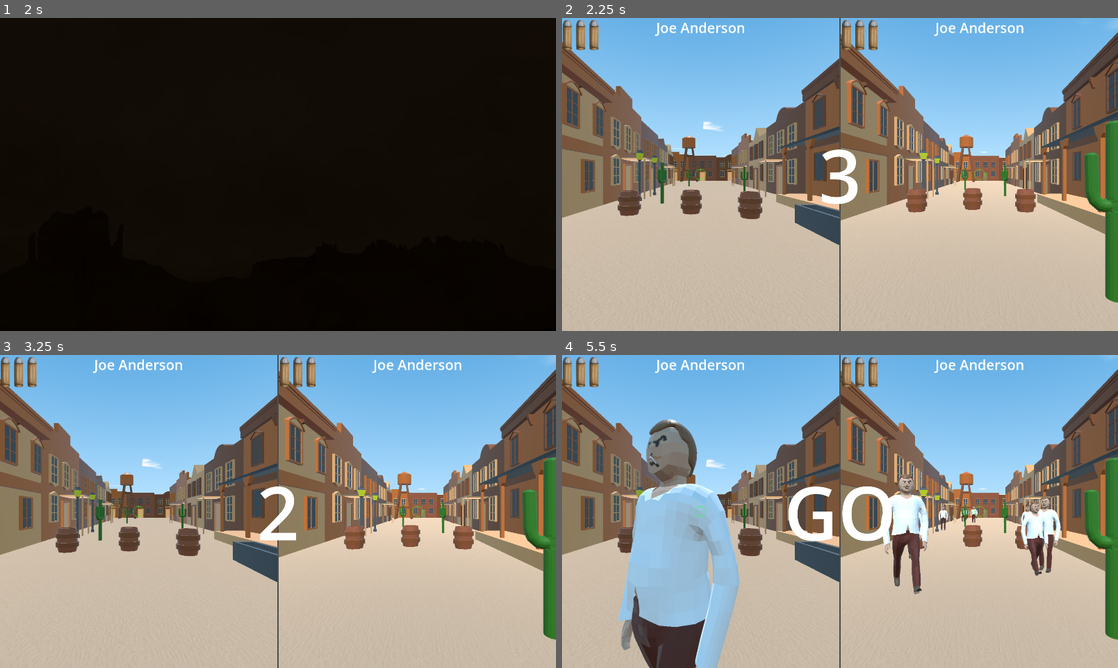
Above: before the commit, frames 1-4 (two rows, left to right).
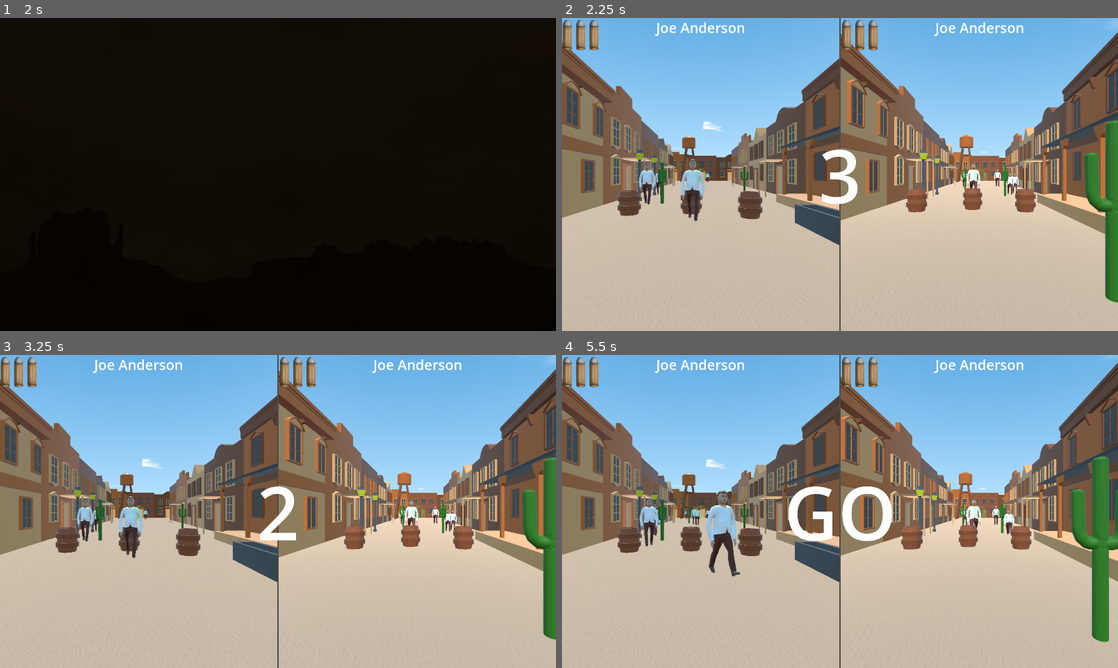
Above: after the commit, the same moments.

Repository: Gr0minet/game-jam-joe-or-joe
Game: Godot game, scene res://menu/main_menu.tscn
Two runs of this game, one before a commit and one after it. Both use one fixed random seed, a clock stepped at 60 frames per second and the inputs below. Sound files missing from this copy of the repository are replaced by a short silence.
Inputs (mouse positions are in pixels of both pictures, inside the frame that each line leads up to):
- Up to frame 1 (2 s): click (200, 80) at 0.5 s; click (200, 80) at 1.25 s
- Up to frame 2 (2.25 s): tap Enter (ui_accept) at 2 s; move the mouse to (867, 174) at 2.02 s; hold W (forward) from 2.03 s (still down); hold Right mouse button (degaine) from 2.03 s (still down)
- Up to frame 3 (3.25 s): keep holding W (forward); tap Enter (ui_accept) at 2.27, 2.75, 3.02 s; move the mouse to (250, 511) at 2.77 s; release Right mouse button (degaine) at 2.78 s; click (250, 511) at 2.85 s
- Up to frame 4 (5.5 s): keep holding W (forward); tap Enter (ui_accept) at 3.5, 4.52, 5, 5.27 s; move the mouse to (851, 505) at 3.52 s; tap 1 at 3.6 s; move the mouse to (834, 517) at 4.27 s; tap 2 at 4.35 s; move the mouse to (878, 514) at 5.02 s; tap N at 5.1 s

Frame 1 is identical in both runs. In frame 2, 1.0% of the frame differs, in the area x 13-83%, y 45-65%; in frame 3, 1.0%; in frame 4, 23%, in the area x 10-100%, y 2-100%.

Commit message:
Fix settings

Diff:
--- a/game.gd
+++ b/game.gd
@@ -42,6 +42,7 @@
 	for i: int in len(_players):
 		_players[i].reparent(_sub_viewports[i])
 	_spawn_initial_pnj()
+	_setup_initial_pnj_position()
 
 
 func _initialize_online() -> void:
--- a/project.godot
+++ b/project.godot
@@ -26,8 +26,7 @@
 
 window/size/viewport_width=1920
 window/size/viewport_height=1080
-window/size/window_width_override=854
-window/size/window_height_override=480
+window/size/mode=3
 window/stretch/mode="viewport"
 
 [editor_plugins]
